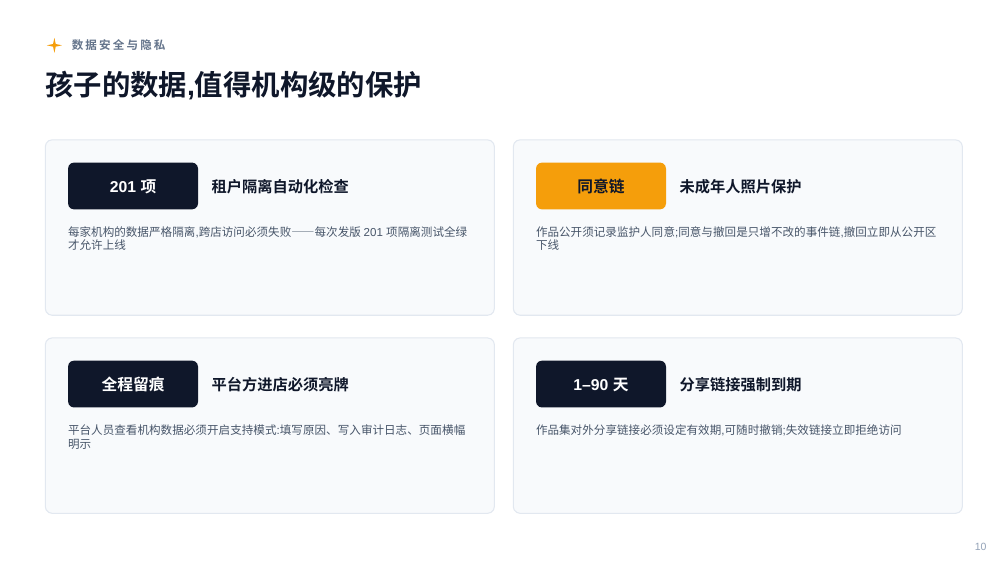
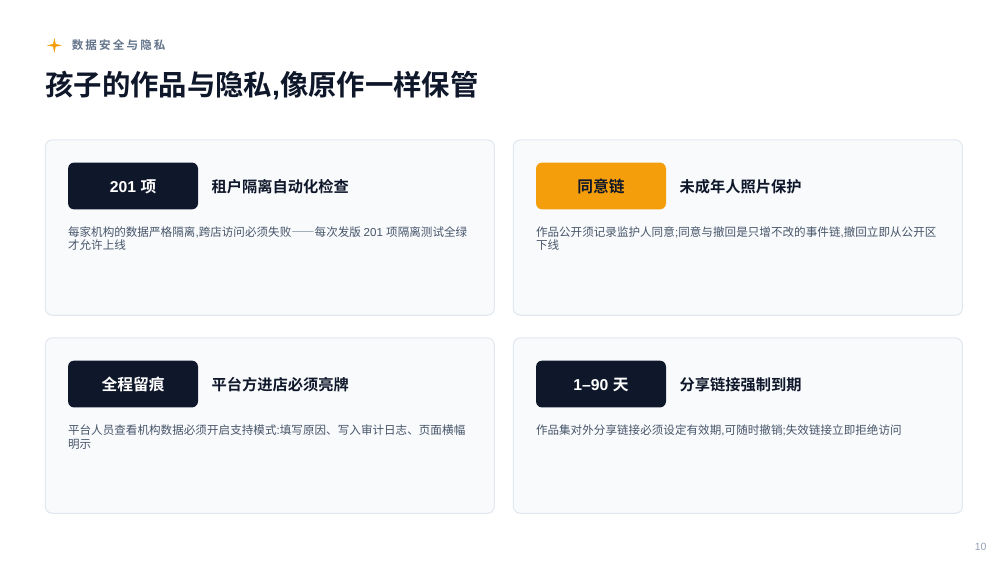
Before and after one commit to kenshinice-ai/studio-saas, a slide deck: slide 10 of docs/sales/PWE_StudioSaaS_销售介绍.pptx. Drawn at 1008x567 pixels with LibreOffice and Linux fonts; fonts in the diff are those of the drawing. Boxes give left, top, right and bottom in pixels: in the first picture for what was removed or moved away, otherwise in the second. Text is boxed around its words. In the diff, an @@ line names an element or a change of style, - is before the commit and + after.

```diff
--- a/docs/sales/PWE_StudioSaaS_销售介绍.pptx
+++ b/docs/sales/PWE_StudioSaaS_销售介绍.pptx
@@ text at (45,70,478,100): text changed @@
-孩子的数据,值得机构级的保护
+孩子的作品与隐私,像原作一样保管
```
Also in this commit, not shown: 12 other slides changed, 4 other files.
